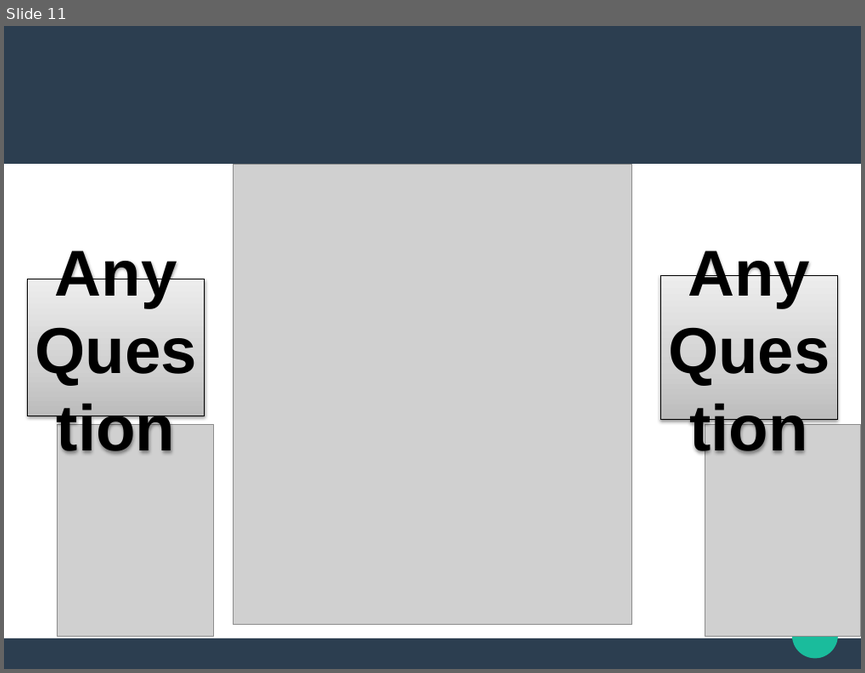
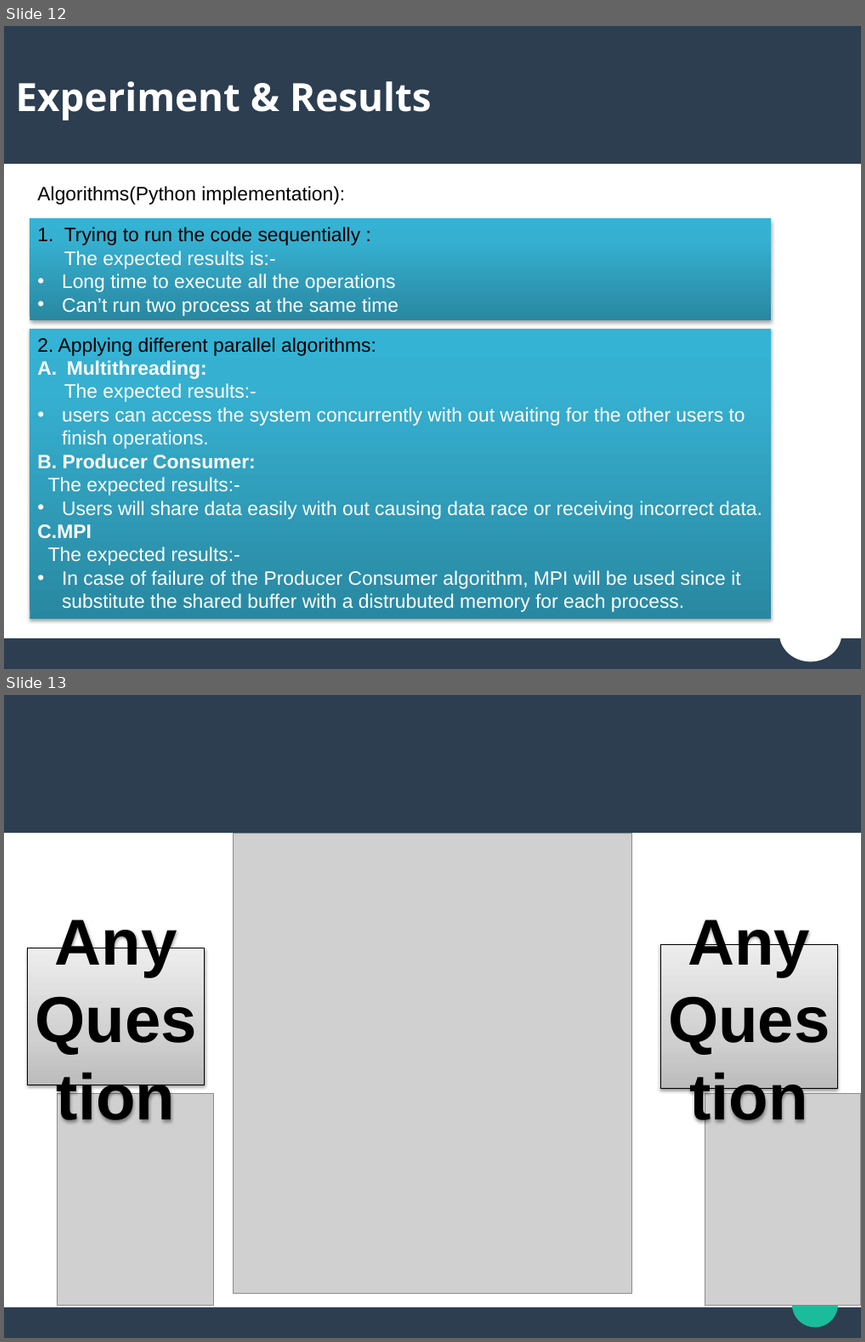
Before and after one commit to YoussifAssem/Parallel-Programming, a slide deck: Presentation/Presentation.pptx. Shown one above the other, each under a label of ours: slide 11 before the commit, slides 12 and 13 after it. The pictures are 865x673 and 865x1342 pixels, drawn with LibreOffice and Linux fonts; fonts in the diff are those of the drawing; grey boxes stand for pictures. Boxes give left, top, right and bottom in pixels: in the first picture for what was removed or moved away, otherwise in the second. Text is boxed around its words. In the diff, an @@ line names an element or a change of style, - is before the commit and + after.

```diff
--- a/Presentation/Presentation.pptx
+++ b/Presentation/Presentation.pptx
@@ slide 12 added at (4, 26, 861, 669), background #FFFFFF; not listed: 3 template elements that a slide beside it also shows @@
@@ text added at (16, 81, 431, 120), 36 pt, text #FFFFFF, bold @@
+Experiment & Results
@@ text added at (37, 186, 345, 204), 18 pt, text #000000 @@
+Algorithms(Python implementation):
@@ rectangle added at (30, 219, 771, 321), fill gradient #2A88A2 to #37B1D2 to #34B4D6, 18 pt, text #FFFFFF @@
+1. Trying to run the code sequentially :
+The expected results is:-
+• Long time to execute all the operations
+• Can’t run two process at the same time
@@ rectangle added at (30, 329, 771, 619), fill gradient #2A88A2 to #37B1D2 to #34B4D6, 18 pt, text #FFFFFF @@
+2. Applying different parallel algorithms:
+A. Multithreading:
+The expected results:-
+• users can access the system concurrently with out waiting for the other users to finish operations.
+B. Producer Consumer:
+The expected results:-
+• Users will share data easily with out causing data race or receiving incorrect data.
+C.MPI
+The expected results:-
+• In case of failure of the Producer Consumer algorithm, MPI will be used since it substitute the shared buffer with a distrubuted memory for each process.
@@ ellipse added at (781, 607, 840, 660), fill #FFFFFF, outline #FFFFFF 2 pt @@
@@ what was slide 11 is now slide 13 @@
```
Also in this commit, not shown: 5 slides changed, 3 other slides added, 2 slides removed.
